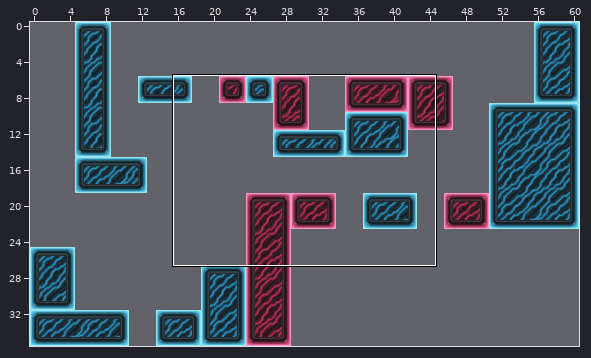
Level history. Tiled map (JSON): assets/maps/level1.json. Above: a wide view before the commit, with the close-up outlined.
Close-up. Before the edit:
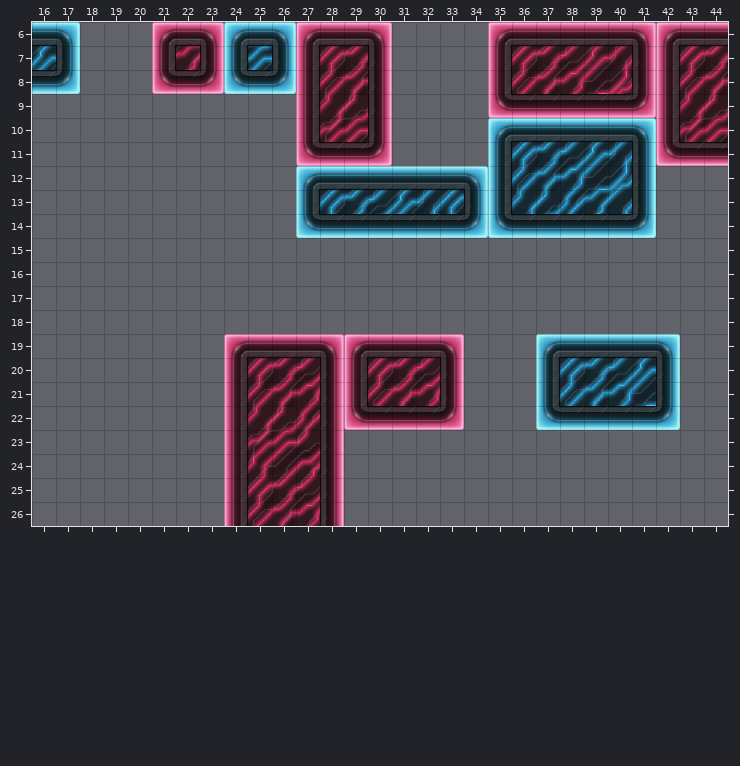
Cells are 32x32 px. Shown: x 16..44, y 6..26. The commit also changed other parts of the map, which this record leaves out.
Now the later version:
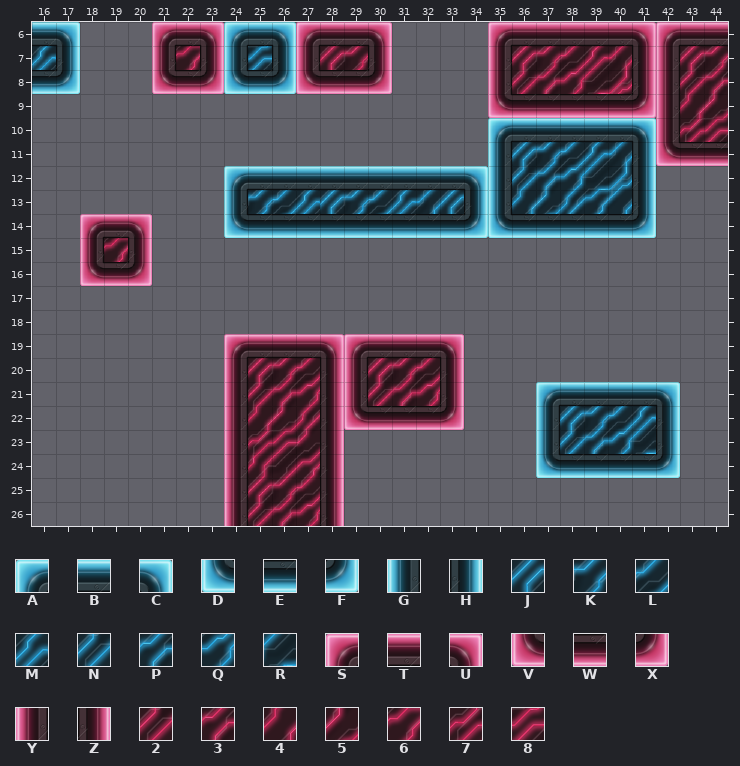
Key: from "texture32": A 0, B 1, C 2, D 3, E 4, F 5, G 6, H 7, J 8, K 9, L 10, M 11, N 13, P 14, Q 15, R 16, S 36, T 37, U 38, V 39, W 40, X 41, Y 42, Z 43, 2 49, 3 50, 4 54, 5 55, 6 57, 7 59, 8 60.
_ is an empty cell.
Edits made:
{"where": "layer \"solid\""}
{"y":8,"x":27,"old":"Y23Z","new":"VWWX"}
{"y":9,"x":27,"old":"Y45Z","new":"____"}
{"y":10,"x":27,"old":"Y78Z","new":"____"}
{"y":11,"x":27,"old":"VWWX","new":"____"}
{"y":12,"x":24,"old":"___A","new":"ABBB"}
{"y":13,"x":24,"old":"___G","new":"GKLM"}
{"y":14,"x":18,"old":"___","new":"STU"}
{"y":14,"x":24,"old":"___D","new":"DEEE"}
{"y":15,"x":18,"old":"___","new":"Y6Z"}
{"y":16,"x":18,"old":"___","new":"VWX"}
{"y":19,"x":37,"old":"ABBBBC","new":"______"}
{"y":20,"x":37,"old":"GJKLMH","new":"______"}
{"y":21,"x":37,"old":"GNPQRH","new":"ABBBBC"}
{"y":22,"x":37,"old":"DEEEEF","new":"GJKLMH"}
{"y":23,"x":37,"old":"______","new":"GNPQRH"}
{"y":24,"x":37,"old":"______","new":"DEEEEF"}
{"label":"changed","picture_box":[224,70,392,238]}
{"label":"added","picture_box":[80,214,152,286]}
{"label":"changed","picture_box":[536,334,680,478]}
